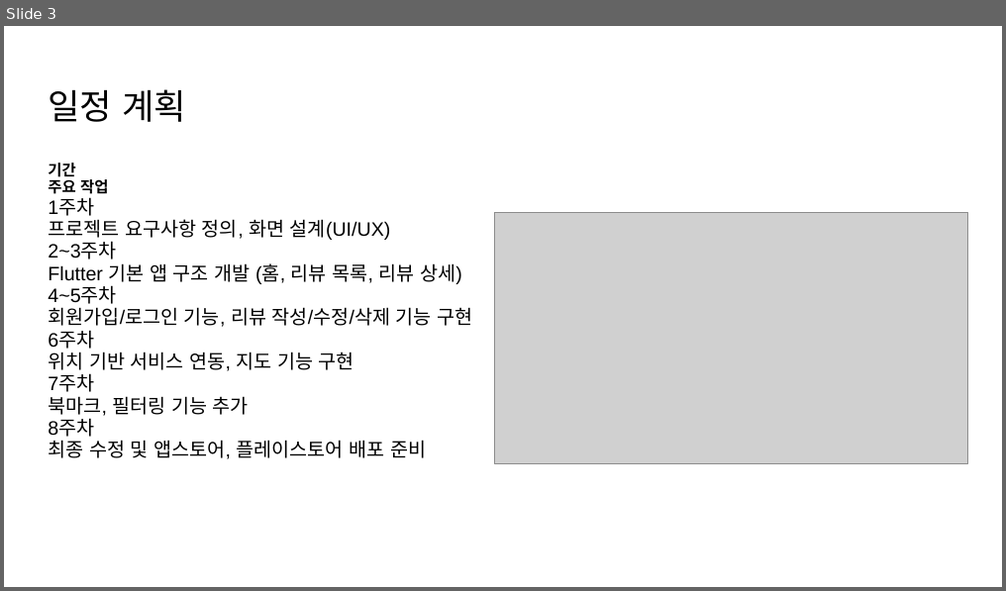
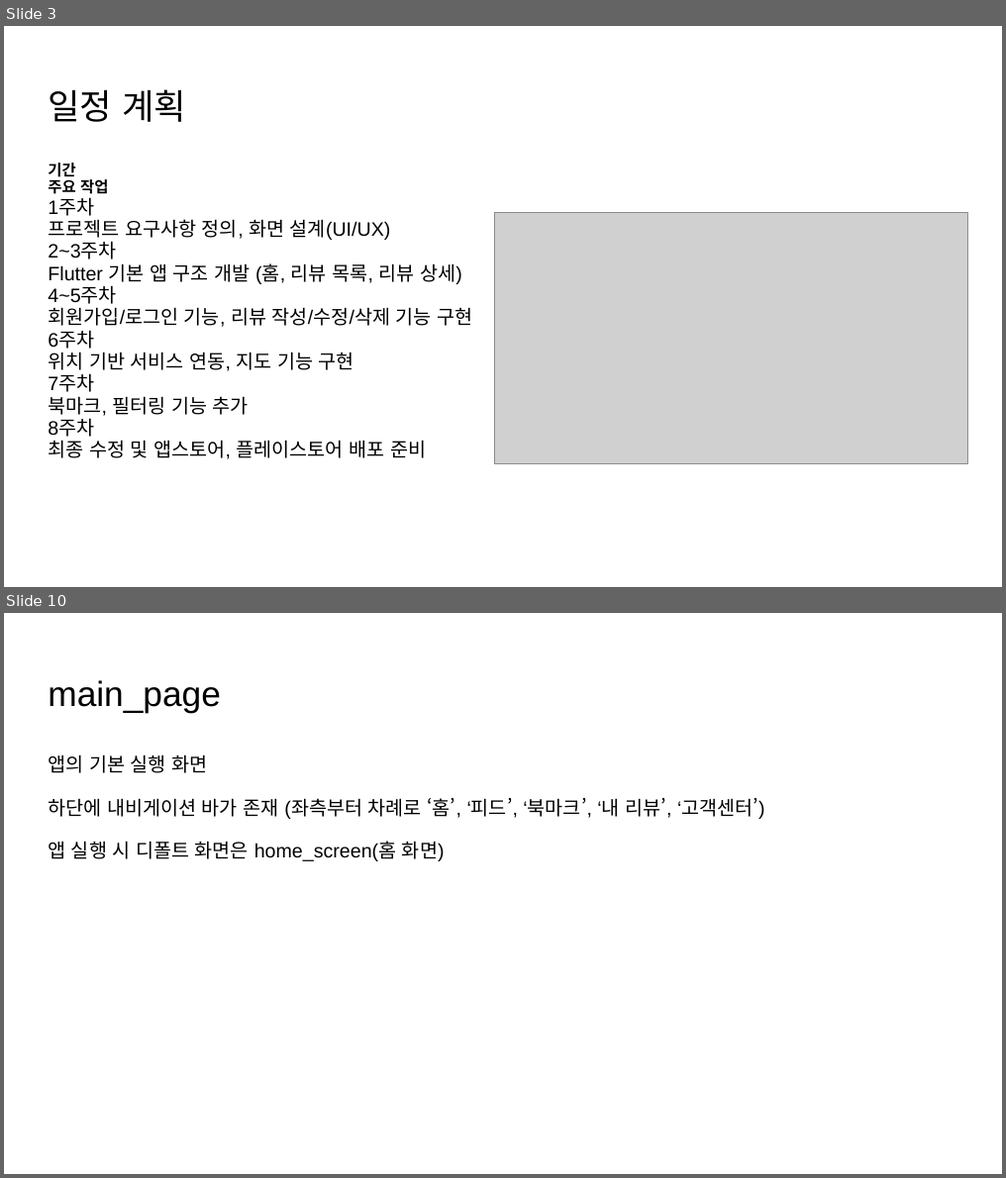
Before and after one commit to yurei55/TIL, a slide deck: K-Taste.pptx. Shown one above the other, each under a label of ours: slide 3 before the commit, slides 3 and 10 after it; the slides between them are not shown. The pictures are 1006x591 and 1006x1178 pixels, drawn with LibreOffice and Linux fonts; fonts in the diff are those of the drawing; grey boxes stand for pictures. Boxes give left, top, right and bottom in pixels: in the first picture for what was removed or moved away, otherwise in the second. Text is boxed around its words. In the diff, an @@ line names an element or a change of style, - is before the commit and + after.

```diff
--- a/K-Taste.pptx
+++ b/K-Taste.pptx
@@ slide 10 added at (4, 613, 1002, 1174), background #FFFFFF @@
@@ title added at (48, 680, 220, 712), 25.2 pt, text #000000 @@
+main_page
@@ text added at (48, 755, 765, 861), 14 pt, text #000000 @@
+앱의 기본 실행 화면
+하단에 내비게이션 바가 존재 (좌측부터 차례로 ‘홈’, ‘피드’, ‘북마크’, ‘내 리뷰’, ‘고객센터’)
+앱 실행 시 디폴트 화면은 home_screen(홈 화면)
```
Also in this commit, not shown: 4 slides changed, 8 other slides added, 1 slide removed.
